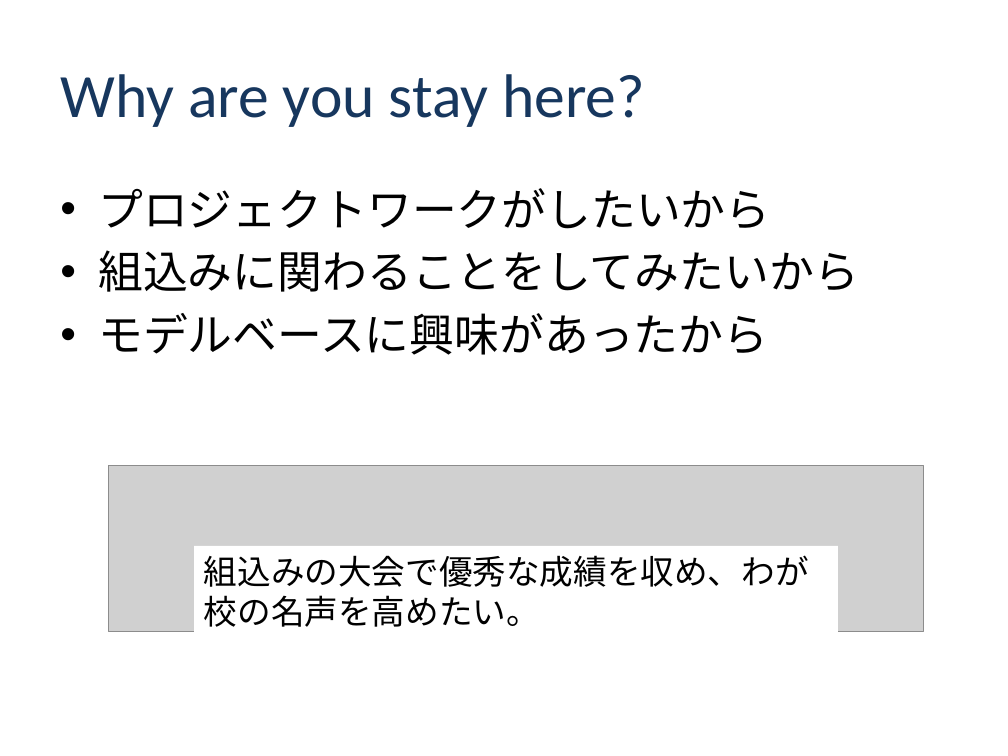
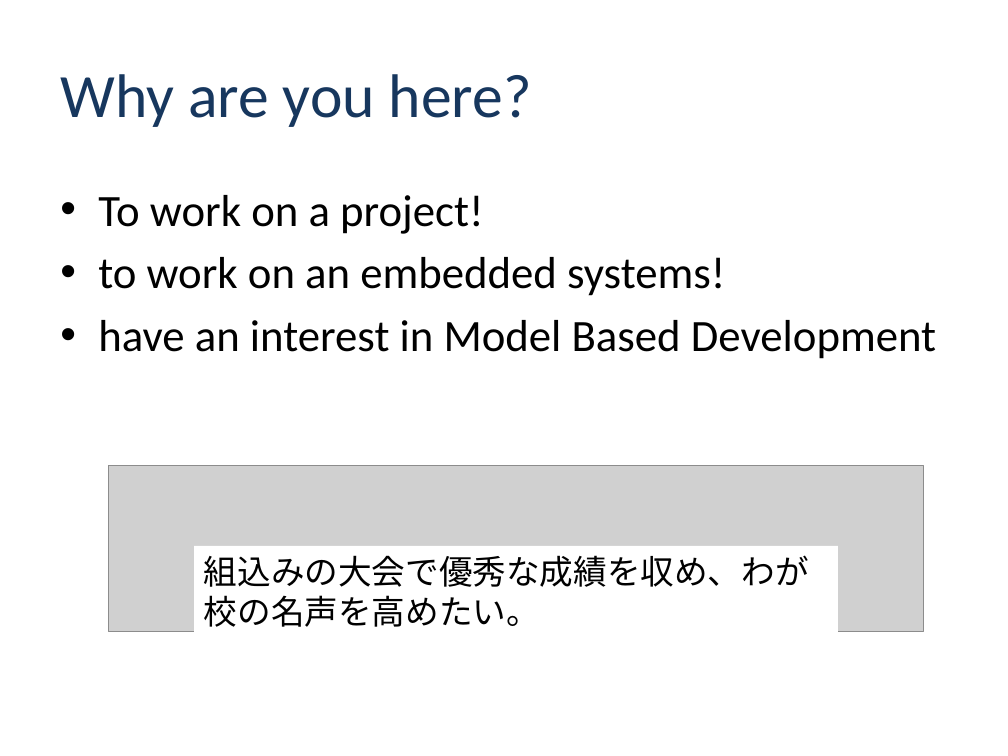
Before and after one commit to class-snct-rikitakelab/e-konbu2012, a slide deck: slide 2 of Inception Deck -E-konbu-.pptx. Drawn at 1008x756 pixels with LibreOffice and Linux fonts; fonts in the diff are those of the drawing; grey boxes stand for pictures; background and template pictures are left out. Boxes give left, top, right and bottom in pixels: in the first picture for what was removed or moved away, otherwise in the second. Text is boxed around its words. In the diff, an @@ line names an element or a change of style, - is before the commit and + after.

```diff
--- a/Inception Deck -E-konbu-.pptx
+++ b/Inception Deck -E-konbu-.pptx
@@ title at box(60, 74, 532, 127): text changed @@
-Why are you stay here?
+Why are you here?
@@ text at box(98, 195, 936, 359): text changed @@
-• プロジェクトワークがしたいから
-• 組込みに関わることをしてみたいから
-• モデルベースに興味があったから
+• To work on a project!
+• to work on an embedded systems!
+• have an interest in Model Based Development
```
Also in this commit, not shown: 11 other slides changed, 1 slide added, 3 other files.
